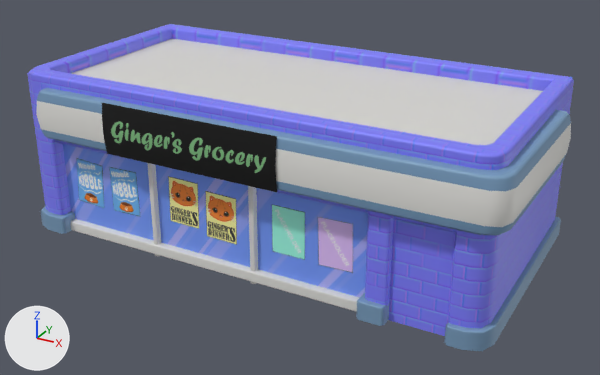
The FBX model Assets/_Meshes/Environment/Buildings/GroceryStore.fbx as it was, and as the next commit left it.
The view is the same before and after, from a camera (50 mm lens) standing at (11.35, -20.29, 11.42) and looking at (0.4, -0.39, 1.47). The axes (+X, +Y, +Z) are drawn at lower left. The lights are the same throughout.

The first picture shows 'GroceryStore'.
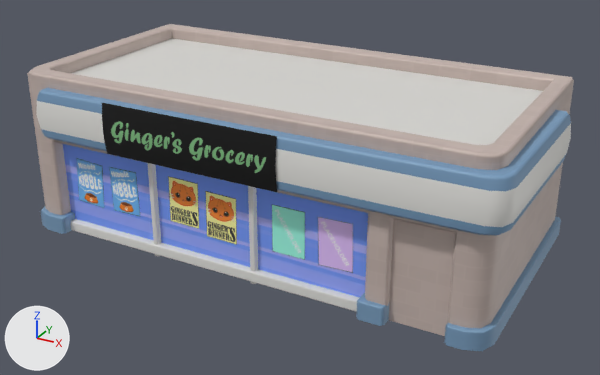
Boxes [x1, y1, x2, y2] around the edits, measured in the pictures (600 x 375 px):
'GroceryStore', surface changed (blue to grey)
    both: [27, 24, 574, 339]

Diff of the bpy script that builds the scene:
```diff
--- a/Assets/_Meshes/Environment/Buildings/GroceryStore.fbx.py
+++ b/Assets/_Meshes/Environment/Buildings/GroceryStore.fbx.py
@@ img_bricks_grey_basecolor_jpg @@
+img_bricks_grey_basecolor_jpg = load_image('Bricks_Grey_basecolor.jpg', '../../../_Textures/Bricks_Grey_basecolor.jpg', 512, 512, 'sRGB')
@@ mat_bricks @@
 mat_bricks = principled_material('Bricks')
-mat_bricks.texture = img_bricks_normal_tga
+mat_bricks.texture = img_bricks_grey_basecolor_jpg
```
